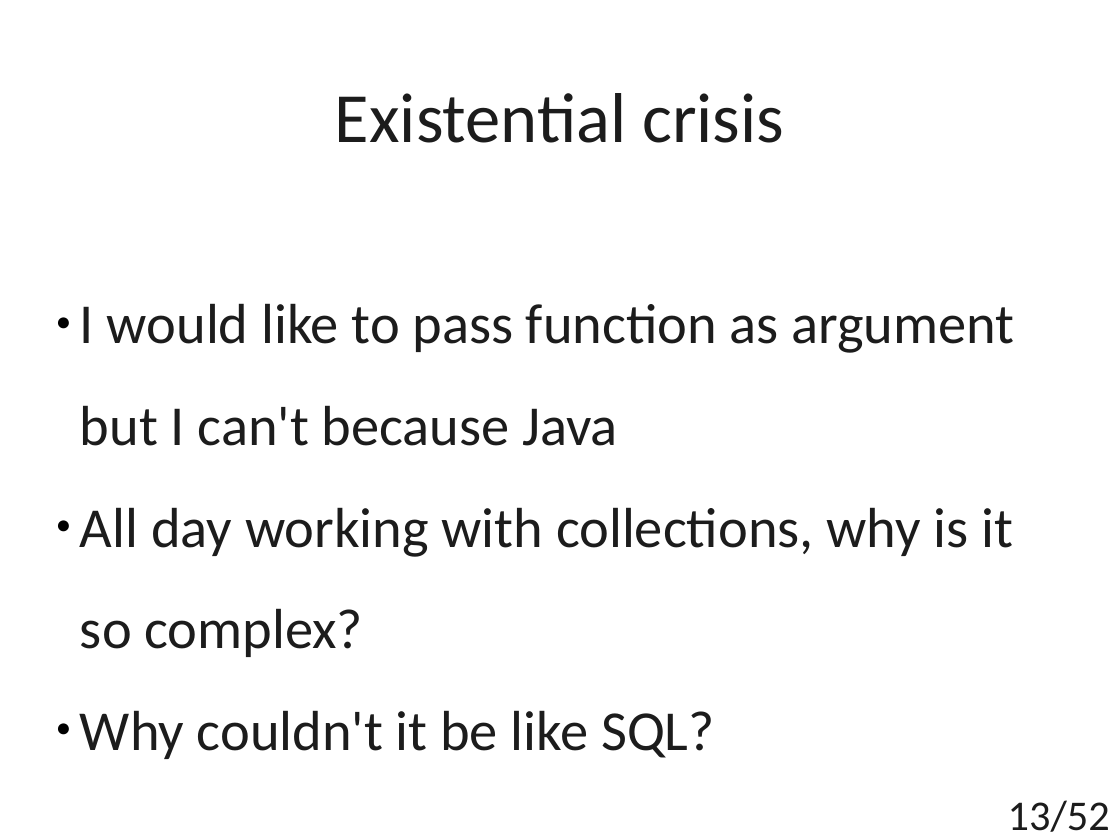
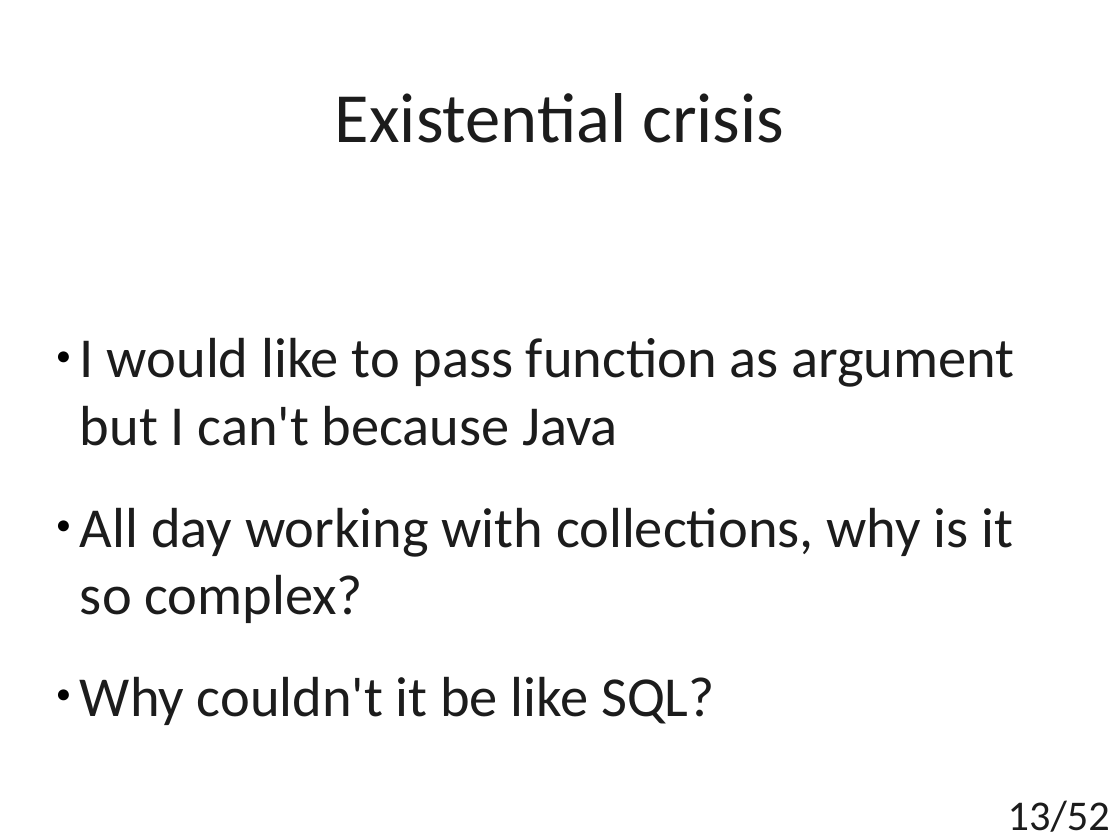
Before and after one commit to t4upl/java-streams-workshop, a slide deck: slide 13 of src/main/resources/editables/presentation.odp. Drawn at 1120x840 pixels with LibreOffice and Linux fonts; fonts in the diff are those of the drawing. Boxes give left, top, right and bottom in pixels: in the first picture for what was removed or moved away, otherwise in the second. Text is boxed around its words. In the diff, an @@ line names an element or a change of style, - is before the commit and + after.

```diff
--- a/src/main/resources/editables/presentation.odp
+++ b/src/main/resources/editables/presentation.odp
@@ subtitle "I would like to pass ...": place and size @@
-subtitle "I would like to pass ..." at bbox=[80, 303, 1014, 759]
+subtitle "I would like to pass ..." at bbox=[80, 337, 1014, 725]
@@ subtitle at bbox=[80, 507, 1013, 623]: text changed @@
-● All day working with collections, why is it so complex?
+● All day working with collections, why is it
+so complex?
```
Also in this commit, not shown: 7 other slides changed, 3 other files.
